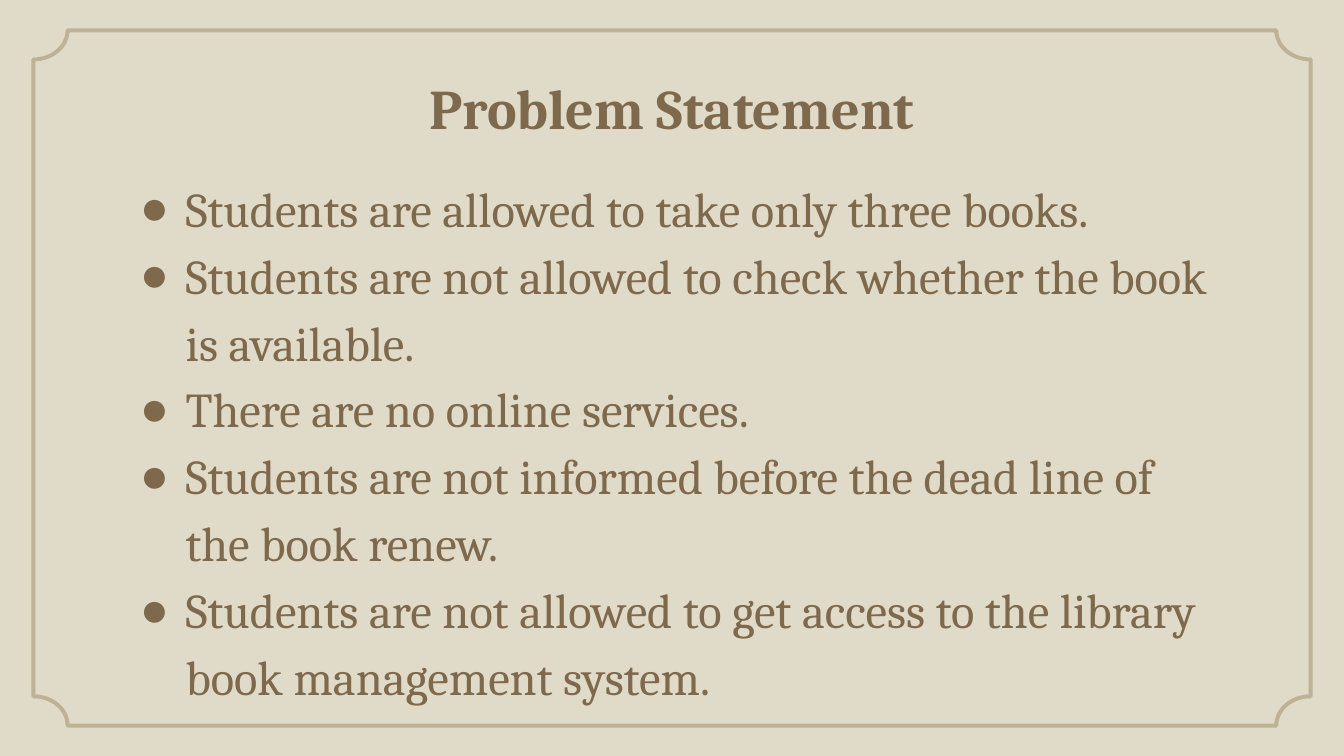
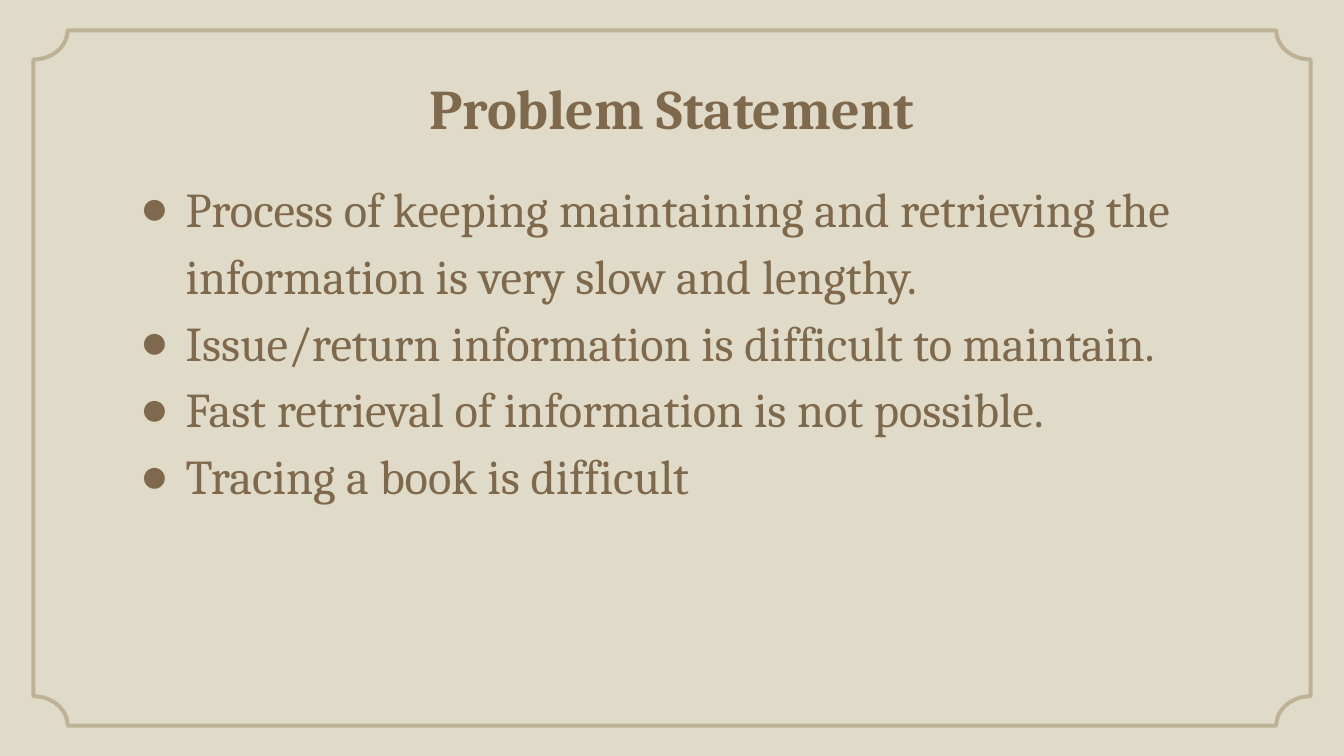
Before and after one commit to Andipstha/theFusion-Project-II, a slide deck: slide 4 of Documentation/LMS_Presentation.pptx. Drawn at 1344x756 pixels with LibreOffice and Linux fonts; fonts in the diff are those of the drawing; background and template pictures are left out. Boxes give left, top, right and bottom in pixels: in the first picture for what was removed or moved away, otherwise in the second. Text is boxed around its words. In the diff, an @@ line names an element or a change of style, - is before the commit and + after.

```diff
--- a/Documentation/LMS_Presentation.pptx
+++ b/Documentation/LMS_Presentation.pptx
@@ text at <box>186,192,1170,505</box>: text changed @@
-● Students are allowed to take only three books.
-● Students are not allowed to check whether the book is available.
-● There are no online services.
-● Students are not informed before the dead line of the book renew.
-● Students are not allowed to get access to the library book management system.
+● Process of keeping maintaining and retrieving the information is very slow and lengthy.
+● Issue/return information is difficult to maintain.
+● Fast retrieval of information is not possible.
+● Tracing a book is difficult
```
Also in this commit, not shown: 5 other slides changed, 7 other files.
